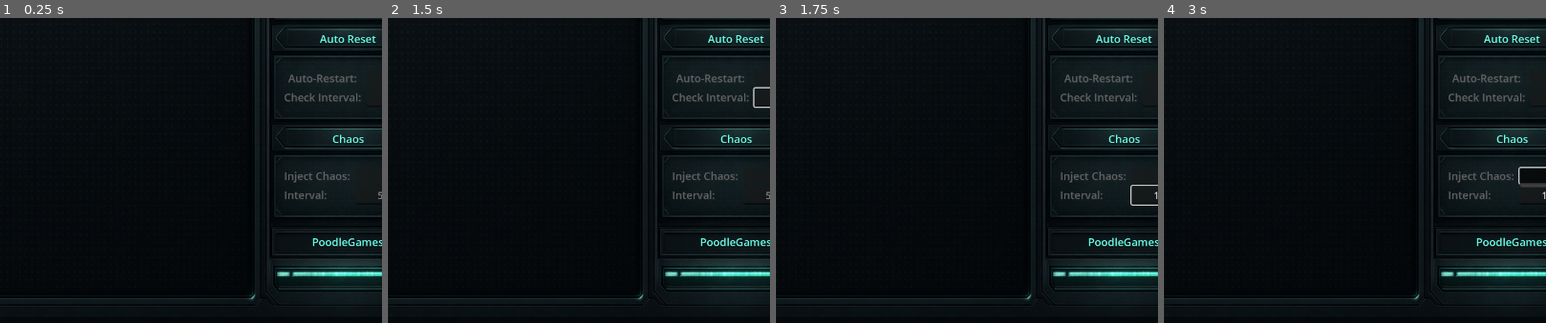
Above: before the commit, frames 1-4 (left to right).
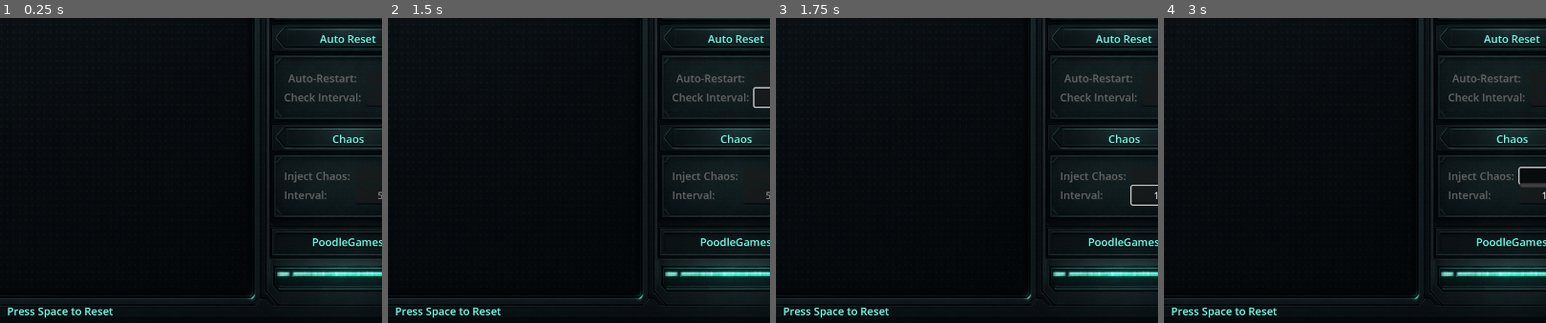
Above: after the commit, the same moments.

Repository: PoodleGames/Conways_GameOfLife
Game: Godot game, scene res://GPU_Version.tscn
Same seed, same stepped clock (60 frames per second), same inputs: the game is played once before the commit and once after it.
Inputs (mouse positions are % of the whole screen's width and height, from its top left):
- Up to frame 1 (0.25 s): no input
- Up to frame 2 (1.5 s): click (91, 25) at 0.52 s; type "12" at 0.6 s; click (91, 28) at 0.75 s; type "12" at 0.83 s; click (91, 31) at 0.98 s; type "12" at 1.07 s; click (93, 63) at 1.27 s; type "12" at 1.35 s
- Up to frame 3 (1.75 s): click (92, 79) at 1.5 s; type "12" at 1.58 s
- Up to frame 4 (3 s): click (88, 46) at 2.02 s; click (92, 76) at 2.75 s
The pictures show only the part of the screen within x 42-92%, y 50-100%; the shares and areas given below are measured in that part.

The runs differ from the first frame. In frame 1, 0.4% of the frame differs, in the area x 2-30%, y 94-99%; in frame 2, 0.4%; in frame 3, 0.4%; in frame 4, 0.4%.
Error in both runs: Cannot call method 'compute_list_begin' on a null value. (res://gpu_version.gd:309)

Commit message:
add restart label

Diff:
--- a/GPU_Version.tscn
+++ b/GPU_Version.tscn
@@ -206,3 +206,19 @@
 placeholder_text = "50"
 alignment = 1
 max_length = 4
+
+[node name="Field_6" type="Label" parent="Camera2D"]
+anchors_preset = 7
+anchor_left = 0.5
+anchor_top = 1.0
+anchor_right = 0.5
+anchor_bottom = 1.0
+offset_left = -99.0
+offset_top = 479.325
+offset_right = 99.0
+offset_bottom = 505.32507
+grow_horizontal = 2
+grow_vertical = 0
+text = "Press Space to Reset"
+label_settings = ExtResource("4_565nr")
+horizontal_alignment = 1
Not shown, added: export_presets.cfg
